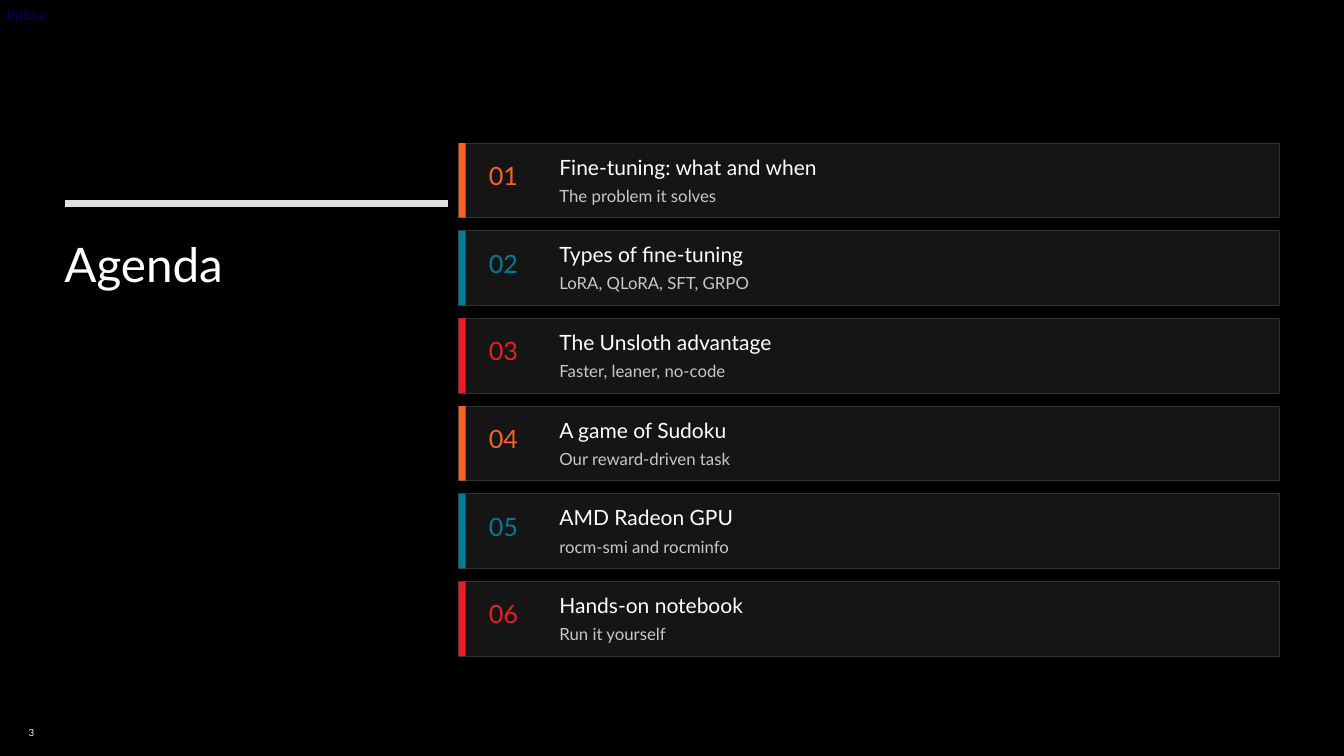
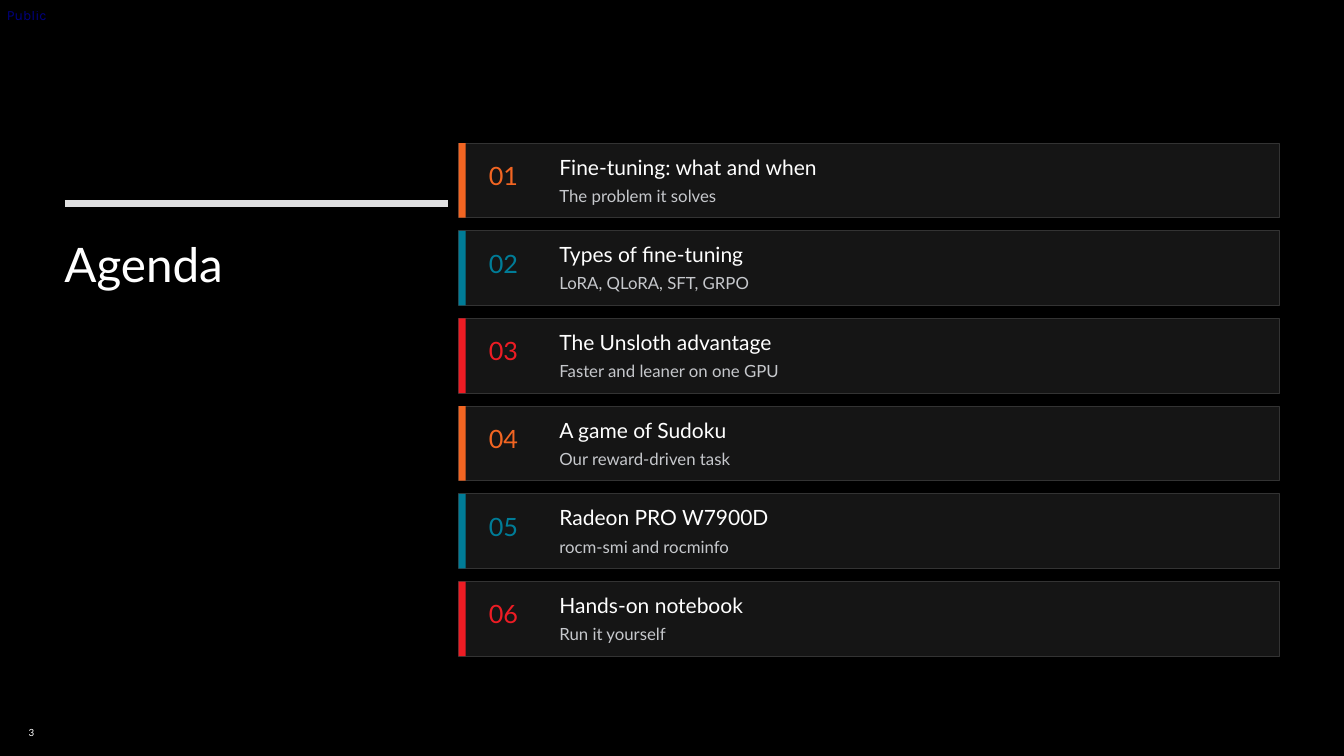
Before and after one commit to TwelveNights/Unsloth-RL-Workshop-on-Radeon, a slide deck: slide 3 of docs/AMD-Unsloth-GRPO-Fine-tuning1.pptx. Drawn at 1344x756 pixels with LibreOffice and Linux fonts; fonts in the diff are those of the drawing; background and template pictures are left out. Boxes give left, top, right and bottom in pixels: in the first picture for what was removed or moved away, otherwise in the second. Text is boxed around its words. In the diff, an @@ line names an element or a change of style, - is before the commit and + after.

```diff
--- a/docs/AMD-Unsloth-GRPO-Fine-tuning1.pptx
+++ b/docs/AMD-Unsloth-GRPO-Fine-tuning1.pptx
@@ text at (x1=559, y1=364, x2=779, y2=377): text changed @@
-Faster, leaner, no-code
+Faster and leaner on one GPU
@@ text at (x1=559, y1=509, x2=768, y2=525): text changed @@
-AMD Radeon GPU
+Radeon PRO W7900D
```
Also in this commit, not shown: 12 other slides changed, 2 other files.
